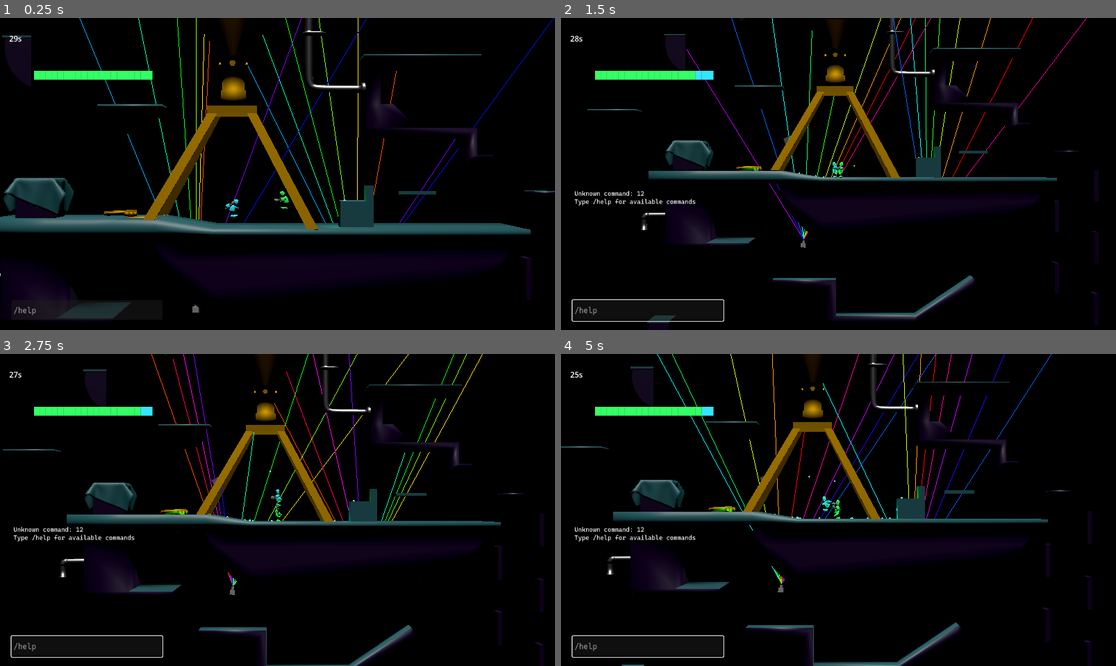
Above: before the commit, frames 1-4 (two rows, left to right).
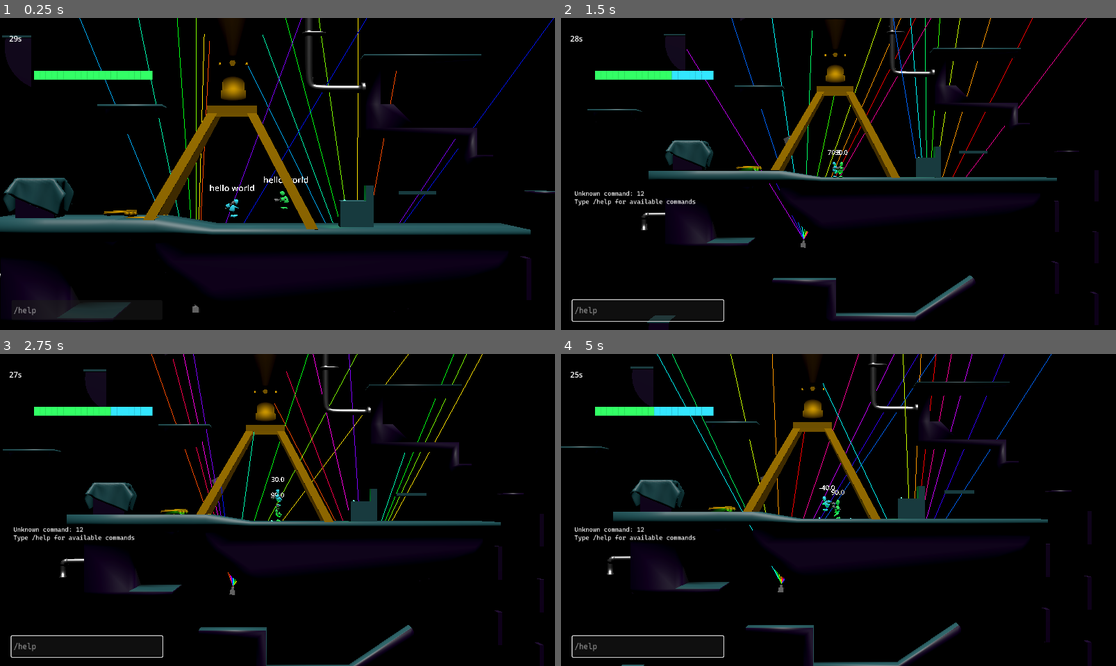
Above: after the commit, the same moments.

Repository: theowiik/project-epic-footsies-2
Game: Godot game, scene res://scenes/main.tscn
Same seed, same stepped clock (60 frames per second), same inputs: the game is played once before the commit and once after it. The engine's default icon, where the game draws it, is replaced by a stand-in: a white triangle on a blue panel in a dark square.
Inputs (mouse positions are in pixels of both pictures, inside the frame that each line leads up to):
- Up to frame 1 (0.25 s): no input
- Up to frame 2 (1.5 s): click (649, 311) at 0.52 s; type "12" at 0.6 s; tap Enter at 1.25 s; move the mouse to (960, 158) at 1.27 s; hold D from 1.28 s (still down); hold Mouse wheel up (dev_zoom_in) from 1.28 s (still down); click (960, 158) at 1.42 s
- Up to frame 3 (2.75 s): tap Space at 1.52, 2.27 s; move the mouse to (166, 525) at 2.02 s; release D at 2.03 s; release Mouse wheel up (dev_zoom_in) at 2.03 s; hold S from 2.03 s (still down); tap Mouse wheel down (dev_zoom_out) at 2.1 s
- Up to frame 4 (5 s): move the mouse to (894, 441) at 2.77 s; release S at 2.78 s; hold D 2.78-3.53 s; tap J at 2.85 s; move the mouse to (810, 572) at 3.52 s; hold W 3.53-4.28 s; tap Mouse wheel up (dev_zoom_in) at 3.6 s; click (810, 572) at 3.67 s; tap Space at 3.77, 4.52 s; move the mouse to (1005, 556) at 4.27 s; hold A from 4.28 s (still down); hold Mouse wheel down (dev_zoom_out) from 4.28 s (still down)

The runs differ from the first frame. In frame 1, 0.1% of the frame differs, in the area x 37-56%, y 50-56%; in frame 2, 0.2%; in frame 3, 0.3%; in frame 4, 0.4%, in the area x 16-65%, y 16-53%.

Commit message:
Add health (#50)
* Deal damage

* Add sfx

Diff:
--- a/game/objects/bullet.tscn
+++ b/game/objects/bullet.tscn
@@ -12,6 +12,7 @@
 
 [node name="Bullet" type="Area3D" groups=["bullets"]]
 collision_layer = 8
+collision_mask = 3
 script = ExtResource("1_script")
 
 [node name="Sprite3D" type="Sprite3D" parent="."]
--- a/game/objects/player/player.tscn
+++ b/game/objects/player/player.tscn
@@ -9,6 +9,7 @@
 [ext_resource type="PackedScene" uid="uid://c8gkbvg1c7564" path="res://assets/player/left_foot.fbx" id="7_i825w"]
 [ext_resource type="PackedScene" uid="uid://vfquhx8cjla5" path="res://assets/player/right_foot.fbx" id="8_3rfka"]
 [ext_resource type="PackedScene" uid="uid://v38g5whwnt52" path="res://objects/player/flashlight.tscn" id="9_i8sra"]
+[ext_resource type="AudioStream" uid="uid://cj4ksnx6aerhl" path="res://assets/sfx/player/hurt.wav" id="10_bi5m7"]
 
 [sub_resource type="CapsuleShape3D" id="CapsuleShape3D_ykyjo"]
 
@@ -1482,7 +1483,7 @@
 transform = Transform3D(0.20044534, 0, 0.9797049, 0, 1.0000001, 0, -0.9797049, 0, 0.20044534, 0, -0.7441906, 0)
 
 [node name="LeftHand" parent="Body" instance=ExtResource("5_f46kd")]
-transform = Transform3D(0.40303996, -0.06219597, 0.91306615, -0.031394005, 0.9961608, 0.08171392, -0.91464394, -0.061598774, 0.39953998, -0.14659125, -0.74512756, -0.07024312)
+transform = Transform3D(0.40303996, -0.06219597, 0.9130662, -0.031394005, 0.9961608, 0.08171392, -0.91464394, -0.061598774, 0.39953998, -0.14659125, -0.74512756, -0.07024312)
 
 [node name="Head" parent="Body" instance=ExtResource("5_3rerk")]
 transform = Transform3D(0.65841347, 0, 0.7526564, 0, 0.9999999, 0, -0.75265604, 0, 0.6584137, 0, -0.7854824, 0)
@@ -1492,7 +1493,7 @@
 visible = false
 
 [node name="LeftFoot" parent="Body" instance=ExtResource("7_i825w")]
-transform = Transform3D(-0.043356128, 0.3630561, 0.93075764, 0.016893394, 0.9317673, -0.36266267, -0.9989159, 7.450581e-09, -0.046531092, -0.48053372, -0.72694933, 0)
+transform = Transform3D(-0.043356124, 0.3630561, 0.93075764, 0.016893392, 0.9317673, -0.36266264, -0.99891585, 7.450581e-09, -0.04653109, -0.48053372, -0.72694933, 0)
 
 [node name="RightFoot" parent="Body" instance=ExtResource("8_3rfka")]
 transform = Transform3D(0.38144577, -0.46780622, 0.79728025, 0.20189697, 0.8838305, 0.42199564, -0.90207446, 1.4901153e-08, 0.43158168, 0.5934705, -0.58153754, 0.06384897)
@@ -1511,3 +1512,12 @@
 
 [node name="Flashlight" parent="." instance=ExtResource("9_i8sra")]
 transform = Transform3D(-4.371139e-08, 0, -1, 0, 1, 0, 1, 0, -4.371139e-08, 1.812, 0.762, 0)
+
+[node name="HealthLabel" type="Label3D" parent="."]
+transform = Transform3D(1, 0, 0, 0, 1, 0, 0, 0, 1, 0, 2.9536114, 0)
+billboard = 1
+text = "hello world"
+font_size = 172
+
+[node name="HurtPlayer" type="AudioStreamPlayer3D" parent="."]
+stream = ExtResource("10_bi5m7")
--- a/game/scripts/bullet.gd
+++ b/game/scripts/bullet.gd
@@ -6,6 +6,7 @@
 var velocity: Vector3 = Vector3.ZERO
 var speed: float = 10.0
 var lifetime: float = 3.0
+var damage: float = 10.0
 var _gravity: float = 3
 var _material: StandardMaterial3D
 var _hit: bool = false
@@ -65,15 +66,19 @@
 	_handle_hit(_body)
 
 
-func _handle_hit(_body: Node3D) -> void:
+func _handle_hit(body: Node3D) -> void:
 	if _hit or not is_inside_tree():
 		return
 	_hit = true
 	set_deferred("monitoring", false)
 
-	var spawn_pos := global_position
-	var bulb = BULB_SCENE.instantiate()
-	bulb.set_team(team)
-	get_tree().current_scene.add_child(bulb)
-	bulb.global_position = spawn_pos
+	if body is Player:
+		body.take_damage(damage)
+	else:
+		var spawn_pos := global_position
+		var bulb = BULB_SCENE.instantiate()
+		bulb.set_team(team)
+		get_tree().current_scene.add_child(bulb)
+		bulb.global_position = spawn_pos
+
 	queue_free()
--- a/game/scripts/player.gd
+++ b/game/scripts/player.gd
@@ -10,6 +10,7 @@
 ]
 var team: Team
 var input: InputInterface
+var health: float = 100.0
 
 # Movement
 var mover: MoverInterface
@@ -29,6 +30,8 @@
 @onready var flashlight: Flashlight = $Flashlight
 @onready var animation_player: AnimationPlayer = $AnimationPlayer
 @onready var body: Node3D = $Body
+@onready var health_label: Label3D = $HealthLabel
+@onready var hurt_player: AudioStreamPlayer3D = $HurtPlayer
 
 
 func _ready():
@@ -105,6 +108,12 @@
 	external_velocity += impulse
 
 
+func take_damage(amount: float) -> void:
+	hurt_player.play()
+	health -= amount
+	health_label.text = str(health)
+
+
 func apply_crystal(crystal_name: String) -> bool:
 	var registry = CrystalRegistry.new()
 
Not shown, added: game/assets/sfx/player/hurt.wav.import
Not shown, added: game/assets/sfx/player/jump.wav.import
Not shown, added: game/assets/sfx/player/shoot.wav.import
Not shown: 1 places in game/objects/player/player.tscn that only renumber resources
Not shown, added: game/assets/sfx/player/hurt.wav
Not shown, added: game/assets/sfx/player/jump.wav
Not shown, added: game/assets/sfx/player/shoot.wav
